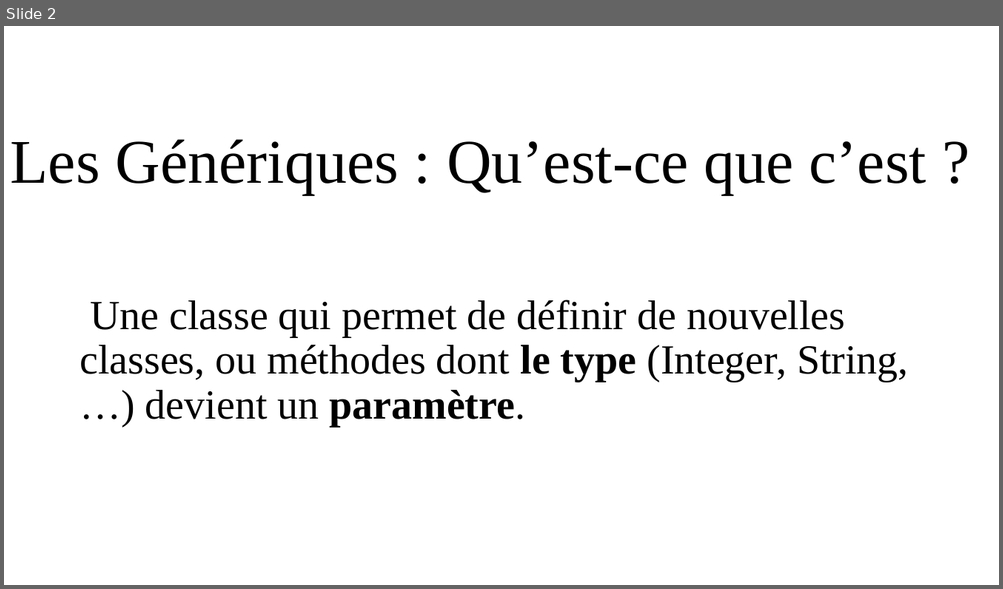
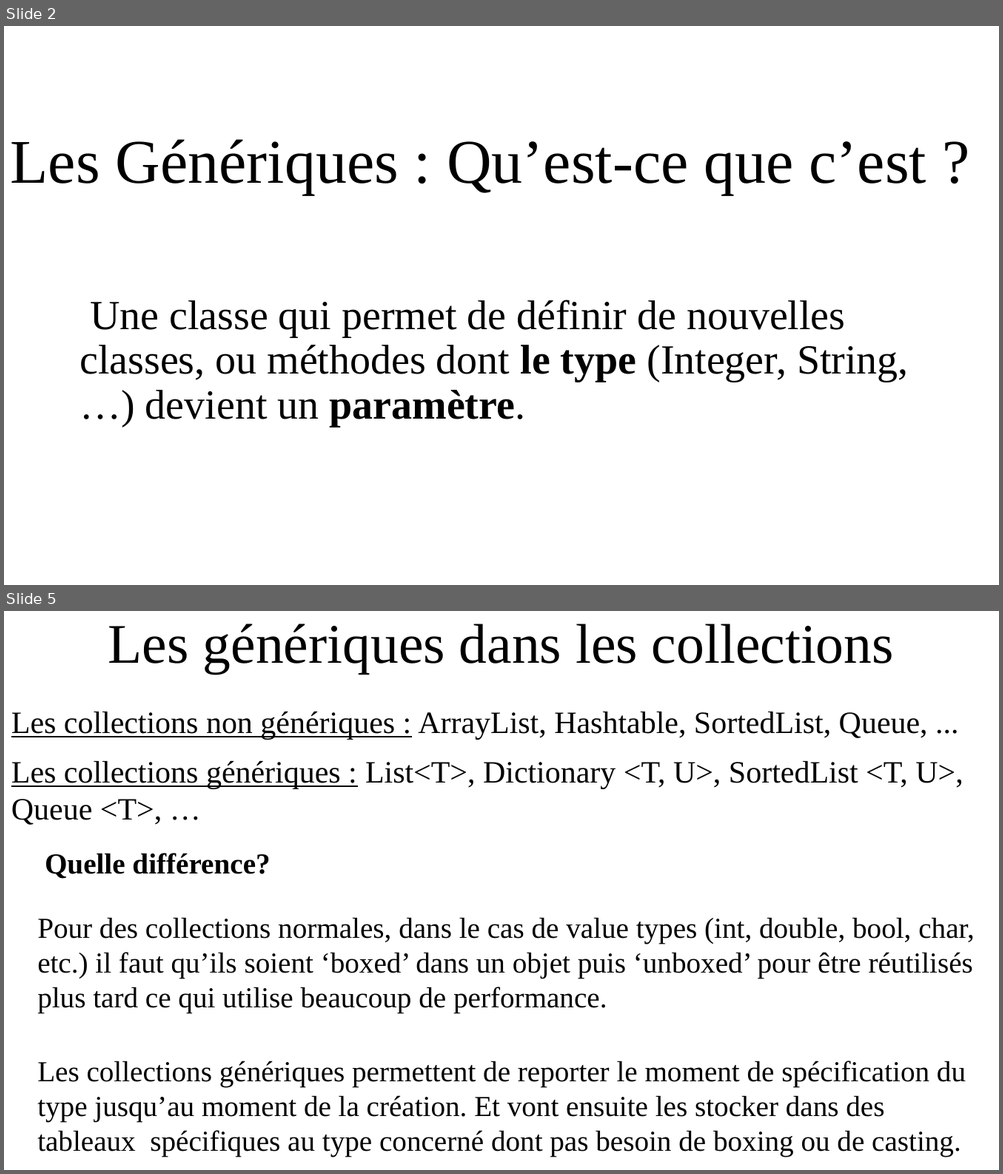
Before and after one commit to LucasDenele/CSharp2018-2019, a slide deck: ClasseC#.pptx. Shown one above the other, each under a label of ours: slide 2 before the commit, slides 2 and 5 after it; the slides between them are not shown. The pictures are 1003x589 and 1003x1174 pixels, drawn with LibreOffice and Linux fonts; fonts in the diff are those of the drawing. Boxes give left, top, right and bottom in pixels: in the first picture for what was removed or moved away, otherwise in the second. Text is boxed around its words. In the diff, an @@ line names an element or a change of style, - is before the commit and + after.

```diff
--- a/ClasseC#.pptx
+++ b/ClasseC#.pptx
@@ slide 5 added at [4,611,999,1170], background #FFFFFF @@
@@ text added at [108,624,893,674], 54 pt, text #000000 @@
+Les génériques dans les collections
@@ text added at [11,711,928,739], 30 pt, text #000000 @@
+Les collections non génériques : ArrayList, Hashtable, SortedList, Queue, ...
@@ text added at [11,760,962,825], 30 pt, text #000000 @@
+Les collections génériques : List<T>, Dictionary <T, U>, SortedList <T, U>, Queue <T>, …
@@ text added at [37,853,974,1014], 28 pt, text #000000 @@
+Quelle différence?
+Pour des collections normales, dans le cas de value types (int, double, bool, char, etc.) il faut qu’ils soient ‘boxed’ dans un objet puis ‘unboxed’ pour être réutilisés plus tard ce qui utilise beaucoup de performance.
@@ text added at [37,1061,965,1156], 28 pt, text #000000 @@
+Les collections génériques permettent de reporter le moment de spécification du type jusqu’au moment de la création. Et vont ensuite les stocker dans des tableaux spécifiques au type concerné dont pas besoin de boxing ou de casting.
```
Also in this commit, not shown: 2 slides changed, 4 other slides added.
